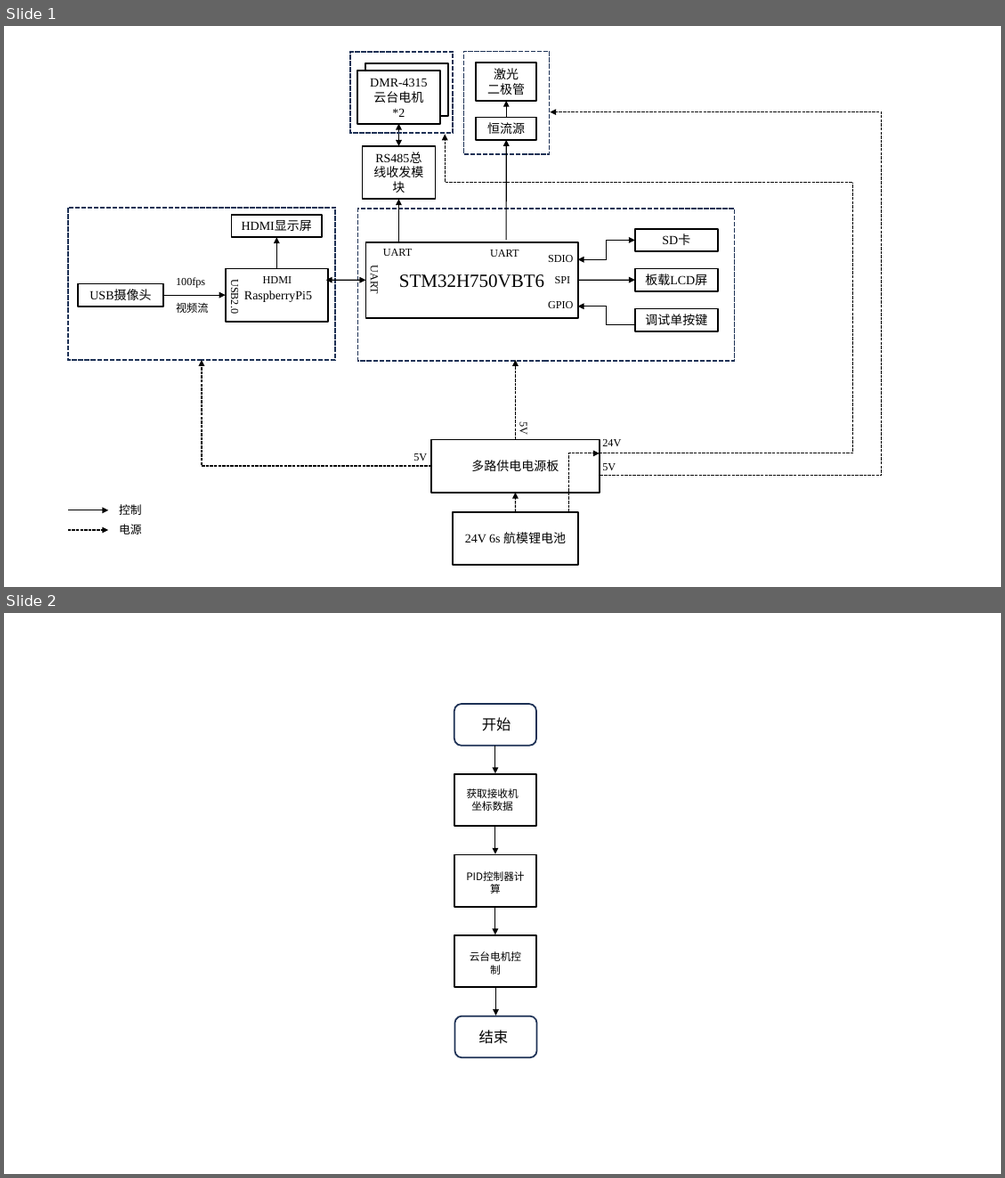
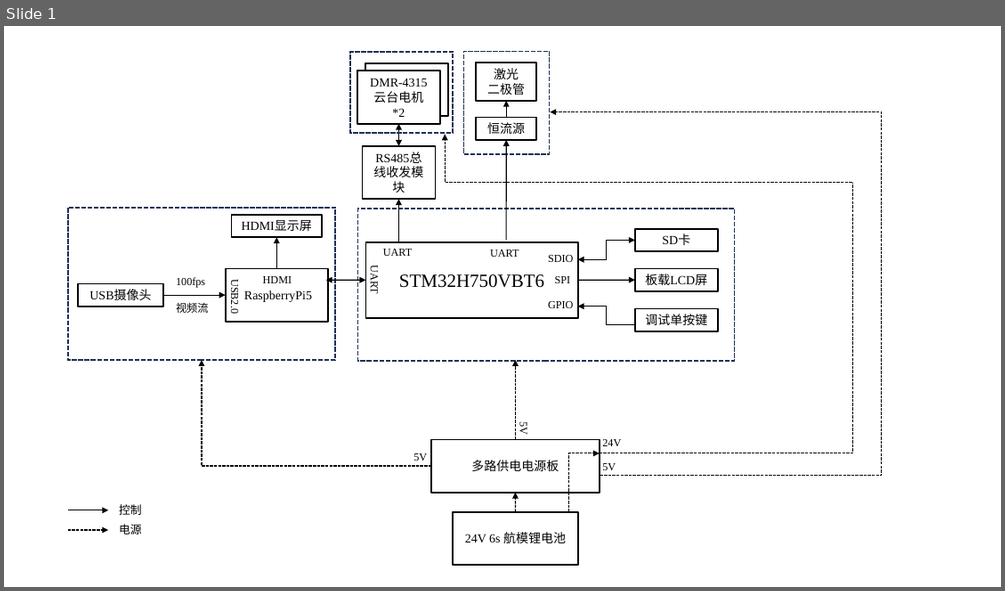
Before and after one commit to Mr-Pian/MSB_Project, a slide deck: Document/报告/一些框图.pptx. Shown one above the other, each under a label of ours: slides 1 and 2 before the commit, slide 1 after it. The pictures are 1005x1178 and 1005x591 pixels, drawn with LibreOffice and Linux fonts; fonts in the diff are those of the drawing. Boxes give left, top, right and bottom in pixels: in the first picture for what was removed or moved away, otherwise in the second. Text is boxed around its words. In the diff, an @@ line names an element or a change of style, - is before the commit and + after.

```diff
--- a/Document/报告/一些框图.pptx
+++ b/Document/报告/一些框图.pptx
@@ slide 2 removed at [4,613,1001,1174], background #FFFFFF @@
@@ rounded rectangle removed at [454,705,536,747] @@
@@ text removed at [482,717,511,731] @@
-开始
@@ arrow removed from (495, 746) to (495, 774) @@
@@ rectangle removed at [454,774,536,826] @@
@@ text removed at [467,788,518,811] @@
-获取接收机坐标数据
@@ arrow removed from (495, 826) to (495, 854) @@
@@ rectangle removed at [454,854,536,906] @@
@@ text removed at [457,867,534,900] @@
-PID控制器计算
@@ arrow removed from (495, 907) to (495, 934) @@
@@ rectangle removed at [454,935,536,987] @@
@@ text removed at [469,951,521,974] @@
-云台电机控制
@@ arrow removed from (496, 987) to (496, 1015) @@
@@ rounded rectangle removed at [455,1016,537,1058] @@
@@ text removed at [479,1030,509,1044] @@
-结束
```
Also in this commit, not shown: 2 slides added, 1 other file.
